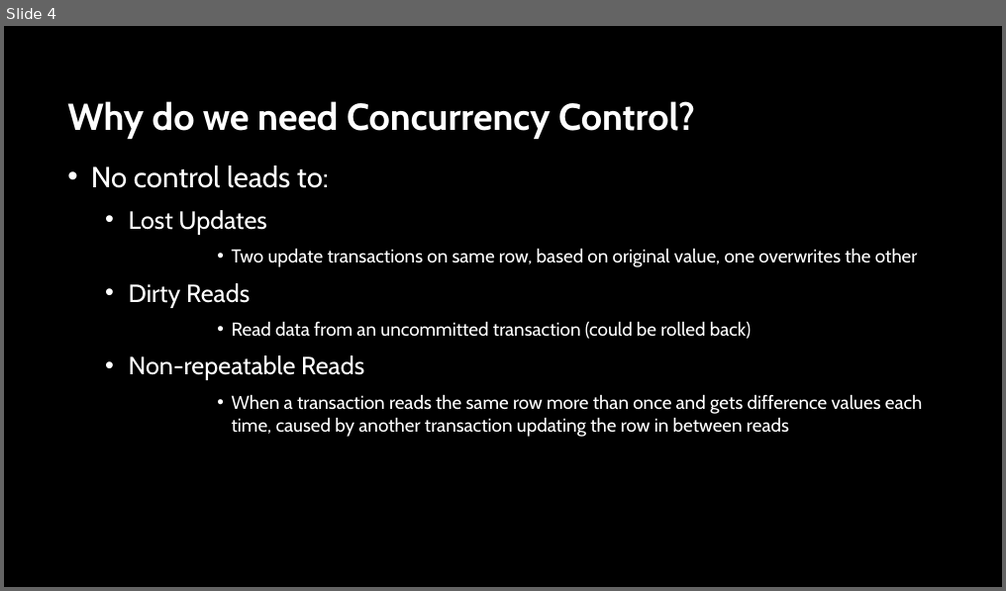
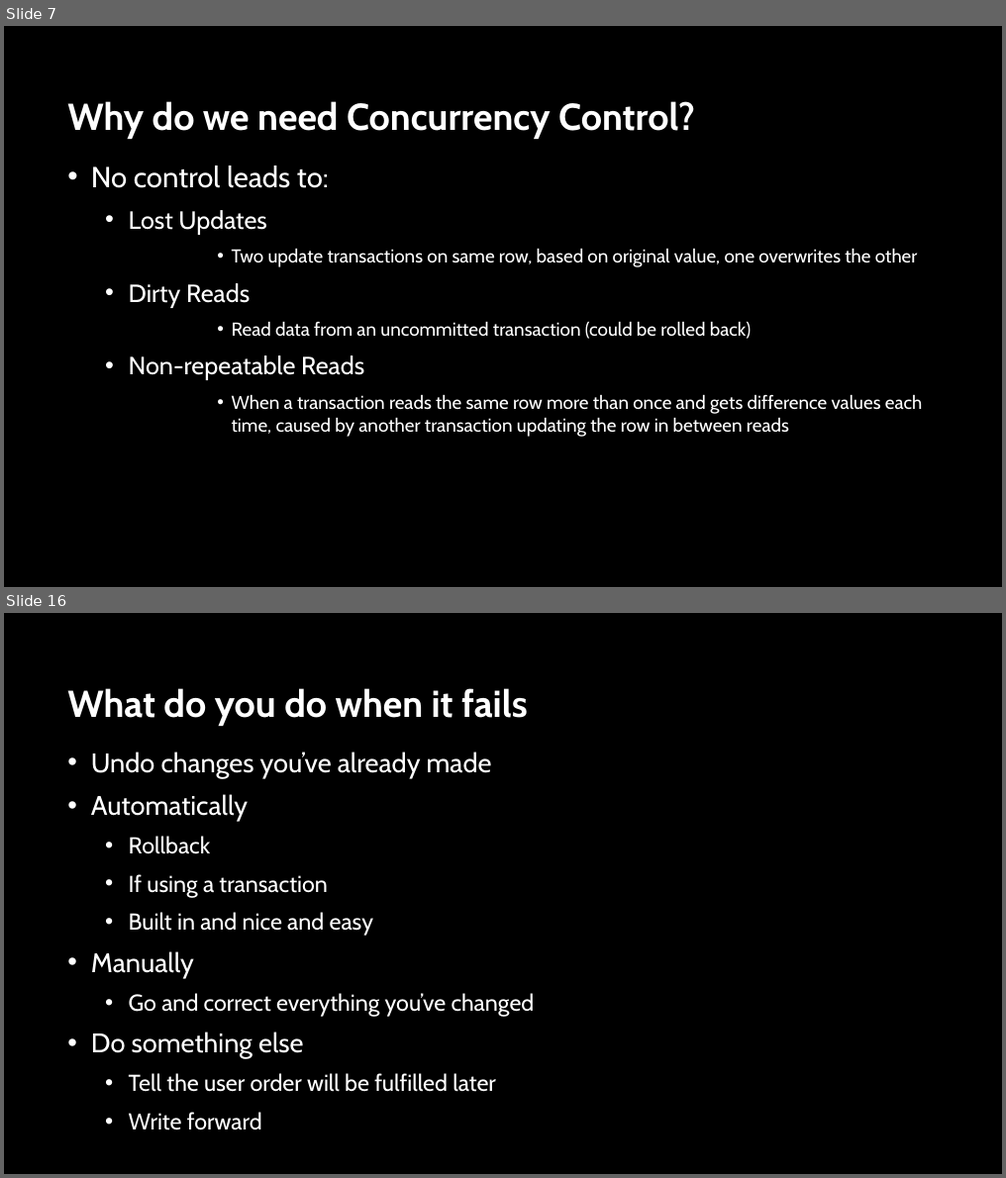
Before and after one commit to sabinio/SQLTraining, a slide deck: Slides/2. Locking.pptx. Shown one above the other, each under a label of ours: slide 4 before the commit, slides 7 and 16 after it; the slides between them are not shown. The pictures are 1006x591 and 1006x1178 pixels, drawn with LibreOffice and Linux fonts; fonts in the diff are those of the drawing; background and template pictures are left out. Boxes give left, top, right and bottom in pixels: in the first picture for what was removed or moved away, otherwise in the second. Text is boxed around its words. In the diff, an @@ line names an element or a change of style, - is before the commit and + after.

```diff
--- a/Slides/2. Locking.pptx
+++ b/Slides/2. Locking.pptx
@@ slide 16 added at bbox=[4, 613, 1002, 1174], background picture (left out) @@
@@ title added at bbox=[67, 688, 528, 726], 36 pt, text #FFFFFF, bold @@
+What do you do when it fails
@@ text added at bbox=[91, 752, 535, 1092], 22.2 pt, text #FFFFFF @@
+• Undo changes you’ve already made
+• Automatically
+  • Rollback
+  • If using a transaction
+  • Built in and nice and easy
+• Manually
+  • Go and correct everything you’ve changed
+• Do something else
+  • Tell the user order will be fulfilled later
+  • Write forward
@@ what was slide 4 is now slide 7 @@
```
Also in this commit, not shown: 11 slides changed, 33 other slides added, 3 other files.
